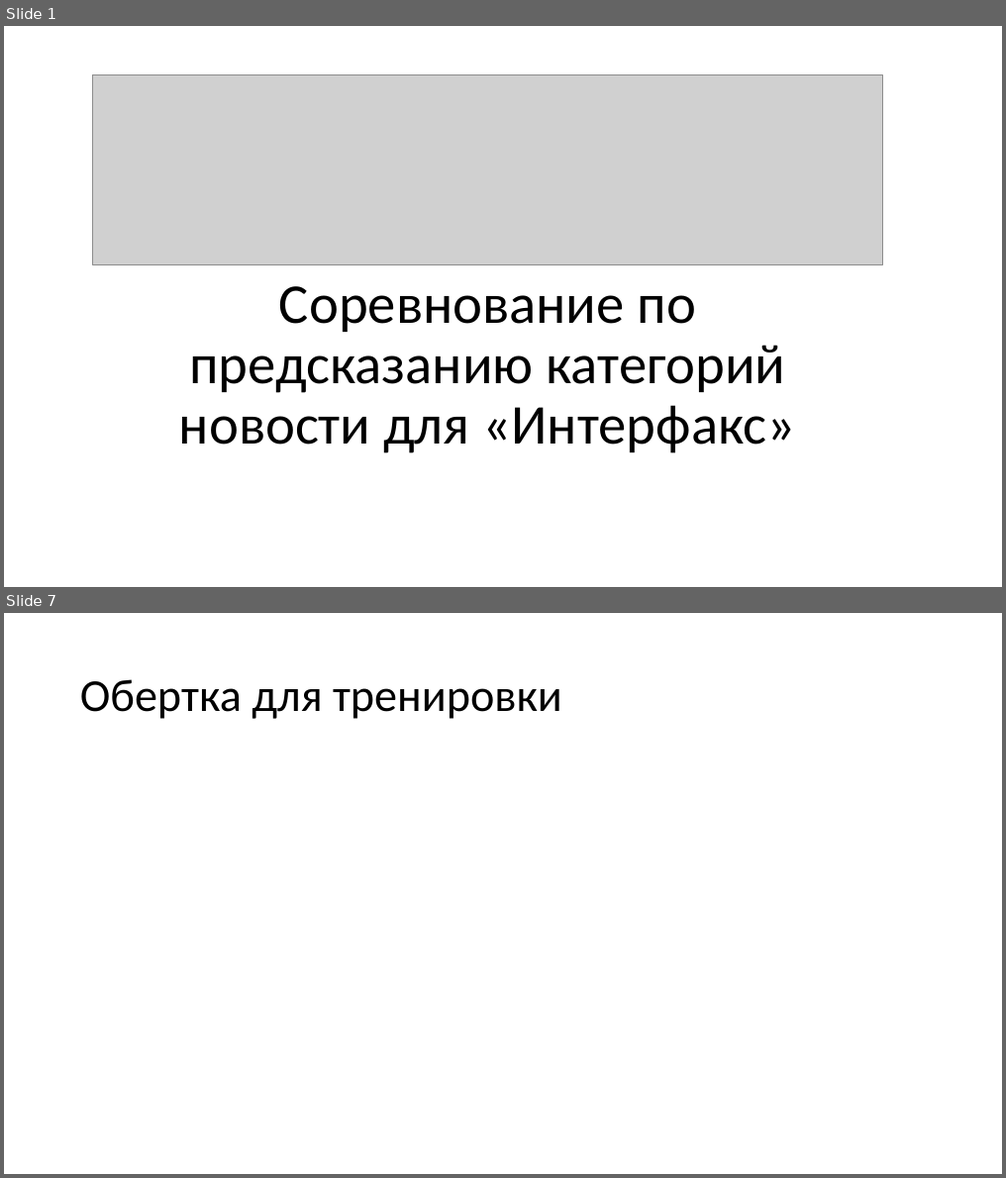
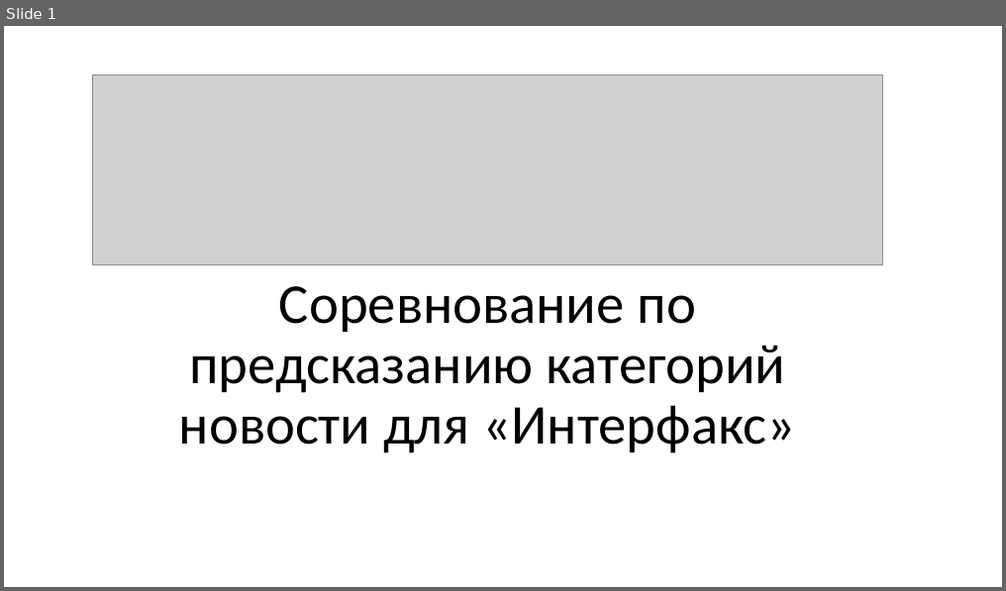
Before and after one commit to rzabolotin/nlp_scan_category_prediction, a slide deck: docs/SCAN news classification.pptx. Shown one above the other, each under a label of ours: slides 1 and 7 before the commit, slide 1 after it; the slides between them are not shown. The pictures are 1006x1178 and 1006x591 pixels, drawn with LibreOffice and Linux fonts; fonts in the diff are those of the drawing; grey boxes stand for pictures. Boxes give left, top, right and bottom in pixels: in the first picture for what was removed or moved away, otherwise in the second. Text is boxed around its words. In the diff, an @@ line names an element or a change of style, - is before the commit and + after.

```diff
--- a/docs/SCAN news classification.pptx
+++ b/docs/SCAN news classification.pptx
@@ slide 7 removed at [4,613,1002,1174], background #FFFFFF @@
@@ title removed at [80,679,562,719] @@
-Обертка для тренировки
```
Also in this commit, not shown: 3 slides changed, 4 slides added, 2 other slides removed, 1 other file.
